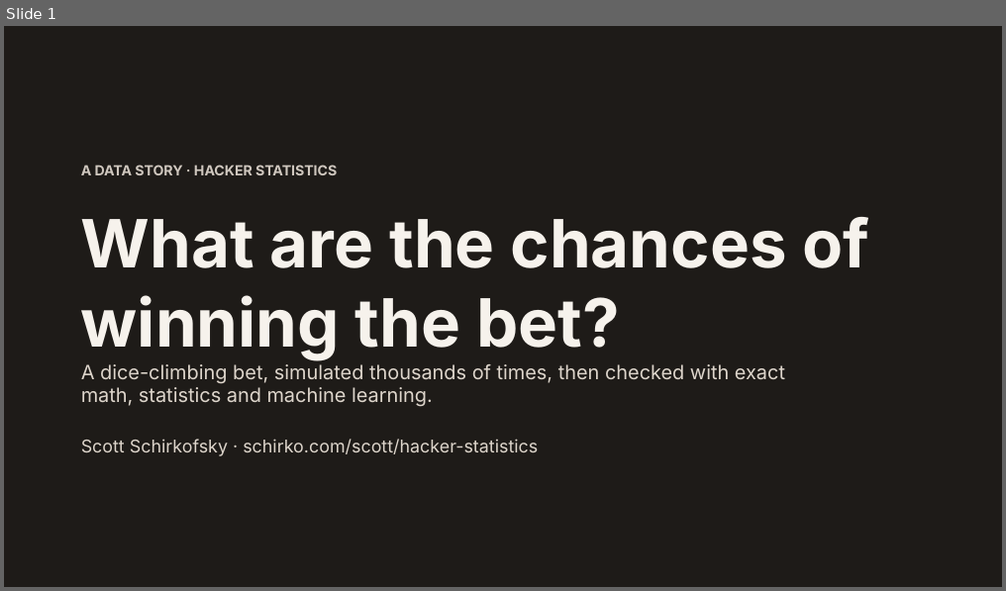
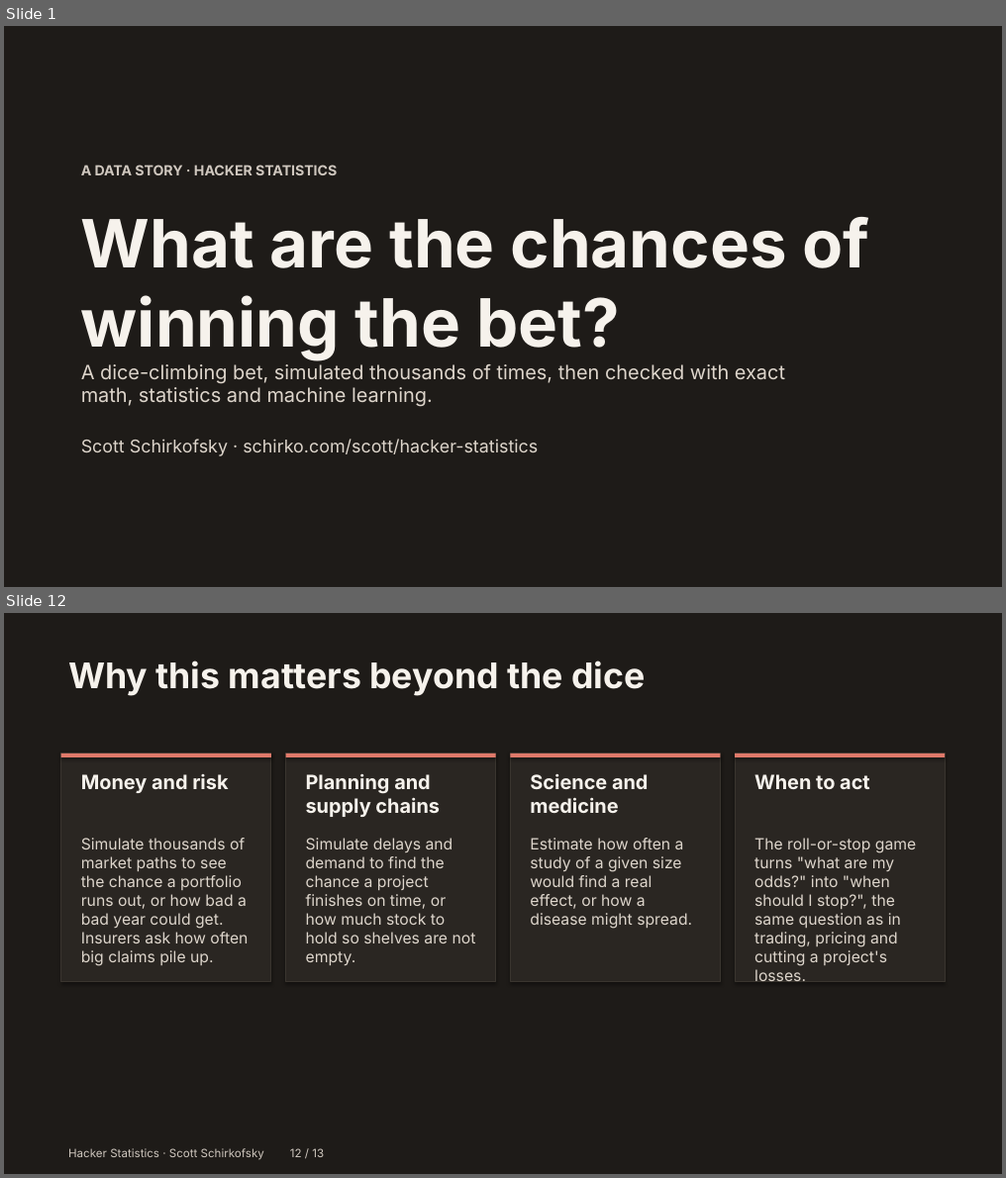
Before and after one commit to schirko/Hacker-Statistics-Chances-of-Winning-a-Bet, a slide deck: docs/presentation/hacker-stats-story.pptx. Shown one above the other, each under a label of ours: slide 1 before the commit, slides 1 and 12 after it; the slides between them are not shown. The pictures are 1006x591 and 1006x1178 pixels, drawn with LibreOffice and Linux fonts; fonts in the diff are those of the drawing; background and template pictures are left out. Boxes give left, top, right and bottom in pixels: in the first picture for what was removed or moved away, otherwise in the second. Text is boxed around its words. In the diff, an @@ line names an element or a change of style, - is before the commit and + after.

Commit message:
Add real-life slide to the presentation (13 slides)

```diff
--- a/docs/presentation/hacker-stats-story.pptx
+++ b/docs/presentation/hacker-stats-story.pptx
@@ slide 12 added at box(4, 613, 1002, 1174), background #1E1B18 @@
@@ text added at box(68, 661, 645, 696), 34 pt, text #F6F2EC, bold @@
+Why this matters beyond the dice
@@ rectangle added at box(60, 754, 271, 983), fill #2A2622, outline #3A352F 0.75 pt @@
@@ rectangle added at box(60, 754, 271, 759), fill #E0796A @@
@@ rectangle added at box(285, 754, 496, 983), fill #2A2622, outline #3A352F 0.75 pt @@
@@ rectangle added at box(285, 754, 496, 759), fill #E0796A @@
@@ rectangle added at box(510, 754, 721, 983), fill #2A2622, outline #3A352F 0.75 pt @@
@@ rectangle added at box(510, 754, 721, 759), fill #E0796A @@
@@ rectangle added at box(735, 754, 945, 983), fill #2A2622, outline #3A352F 0.75 pt @@
@@ rectangle added at box(735, 754, 945, 759), fill #E0796A @@
@@ text added at box(81, 774, 228, 793), 19 pt, text #F6F2EC, bold @@
+Money and risk
@@ text added at box(306, 774, 440, 817), 19 pt, text #F6F2EC, bold @@
+Planning and supply chains
@@ text added at box(530, 774, 648, 813), 19 pt, text #F6F2EC, bold @@
+Science and medicine
@@ text added at box(754, 774, 870, 789), 19 pt, text #F6F2EC, bold @@
+When to act
@@ text added at box(81, 838, 248, 966), 15 pt, text #DDD5CB @@
+Simulate thousands of market paths to see the chance a portfolio runs out, or how bad a bad year could get. Insurers ask how often big claims pile up.
@@ text added at box(306, 838, 476, 966), 15 pt, text #DDD5CB @@
+Simulate delays and demand to find the chance a project finishes on time, or how much stock to hold so shelves are not empty.
@@ text added at box(530, 838, 692, 929), 15 pt, text #DDD5CB @@
+Estimate how often a study of a given size would find a real effect, or how a disease might spread.
@@ text added at box(754, 838, 916, 981), 15 pt, text #DDD5CB @@
+The roll-or-stop game turns "what are my odds?" into "when should I stop?", the same question as in trading, pricing and cutting a project's losses.
@@ text added at box(68, 1149, 324, 1160), 11 pt, text #CFC7BE @@
+Hacker Statistics · Scott Schirkofsky 12 / 13
```
Also in this commit, not shown: 11 slides changed, 16 other files.
